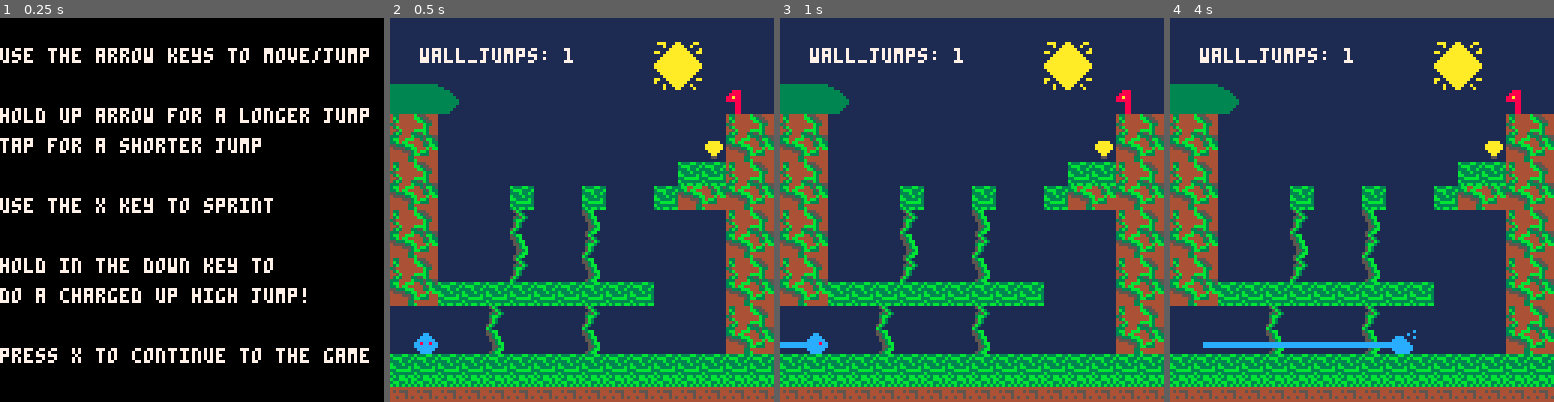
Above: before the commit, frames 1-4 (left to right).
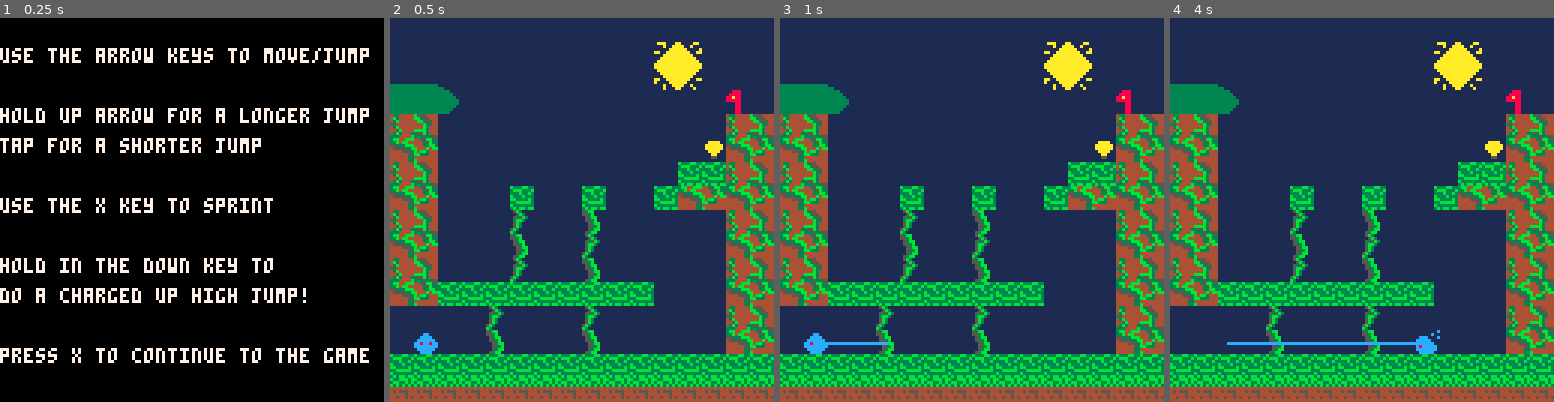
Above: after the commit, the same moments.

Repository: Kaznae/438_final
Game: PICO-8 cartridge final_project.p8
The game is run twice, just before and just after one commit, with the same random seed, the same clock (stepped at 60 frames per second) and the same inputs.
Inputs:
- Up to frame 1 (0.25 s): no input
- Up to frame 2 (0.5 s): tap X (X key) at 0.33 s
- Up to frame 3 (1 s): tap O (Z key) at 0.7 s
- Up to frame 4 (4 s): tap X (X key) at 1.07, 1.85, 2.97 s; hold Right 1.6-2.1 s; tap O (Z key) every 0.4 s from 1.7 to 3.7 s; hold Up 2.15-2.42 s; hold Right 2.47-3.03 s; hold Left 3.08-3.58 s; hold Down 3.63-3.97 s

Frame 1 is identical in both runs. In frame 2, 0.6% of the frame differs, in the area x 7-48%, y 7-12%; in frame 3, 0.8%; in frame 4, 1.5%, in the area x 7-71%, y 7-88%.

Commit message:
grapple works in all directions

Diff:
--- a/final_project.p8
+++ b/final_project.p8
@@ -4,6 +4,8 @@
 --initial variables etc
 
 function _init()
+
+ btn_vector = {0,0,0,0,0,0}
 
 	bnp = false
 	b_time = 0
@@ -91,11 +93,10 @@
 		spr(plr.sprite,plr.x,plr.y,1,1,plr.face_r)
 
 		if plr.grapple then
-		 rectfill(plr.x+4,plr.y+4, plr.x+grapple_tick,plr.y+5,12)
+		 line(plr.x+4,plr.y+4, grapple_x, grapple_y+4, 12)
 		end
 		--uncomment to debug
 
-		print("wall_jumps: "..plr.wall_jumps,10,10,7)
 		--print("x:"..plr.x.." dy:"..plr.dy,16,16,7)
 		--print(plr.on_wall,20,20,5)
 		--print(wall_x,30,30,5)
@@ -104,6 +105,7 @@
 
 function _update()
 
+ btn_vector = {0,0,0,0,0,0}
 
 	if screen == "controls" then
 		if btn(5) then
@@ -123,6 +125,7 @@
 
 
 		if btn(0) then
+			btn_vector[1] = 1
 			if jump_from == "right" then
 				plr.wall_jumps = 1
 			end
@@ -131,7 +134,9 @@
 			end
 			plr.dx-=.25
 		end
+
 		if btn(1) then
+			btn_vector[2] = 1
 			if jump_from == "left" then
 				plr.wall_jumps = 1
 			end
@@ -142,6 +147,7 @@
 		end
 		--btn 2 is the up arrow
 		if btn(2) then
+			btn_vector[3] = 1
 			if plr.j_left > 0 and not bnp then
 				plr.on_wall = false
 				plr.dy=-1.5
@@ -158,6 +164,7 @@
 		end
 
 		if btn(3) then
+			btn_vector[4] = 1
 			time_held+=1
 			if time_held > 20 and plr.has_charge then
 				plr.charge_j = true
@@ -175,29 +182,48 @@
 		if btn(4) and plr.has_grapple and not plr.grapple then
 			plr.grapple = true
 			grapple_tick = 0
-			if not plr.face_r then
-				grapple_tick = 8
-				plr.grapple_dir = "right"
+			grapple_x = 0
+			grapple_y = 0
+   --determine direction of grapple
+			if btn_vector[1]==1 and btn_vector[2]==0 and btn_vector[3]==0 then
+				grapple_dir = "l"
+				x_gchange = -3
+				y_gchange = 0
+			elseif btn_vector[1]==0 and btn_vector[2]==1 and btn_vector[3]==0 then
+			 grapple_dir = "r"
+				x_gchange = 3
+				y_gchange = 0
+			elseif (btn_vector[1]==0 and btn_vector[2]==0 and btn_vector[3]==1) or (btn_vector[0]==1 and btn_vector[1]==1 and btn_vector[2]==1) then
+			 grapple_dir = "u"
+				x_gchange = 0
+				y_gchange = -3
+			elseif btn_vector[1]==0 and btn_vector[2]==1 and btn_vector[3]==1 then
+			 grapple_dir = "ur"
+				x_gchange = 1.5
+				y_gchange = -1.5
+			elseif btn_vector[1]==1 and btn_vector[2]==0 and btn_vector[3]==1 then
+			 grapple_dir = "ul"
+				x_gchange = -1.5
+				y_gchange = -1.5
 			else
-				plr.grapple_dir = "left"
+				grapple_dir = "r"
+				x_gchange = 3
+				y_gchange = 0
 			end
 		end
 
 		if plr.grapple then
-			if plr.grapple_dir == "right" then
-    grapple_tick += 3
-			else
-				grapple_tick -= 3
-			end
-			if fget(mget((plr.x+grapple_tick)/8,(plr.y+4)/8),0) then
-				plr.x = plr.x+grapple_tick
-				if plr.grapple_dir == "right" then
-				 plr.x -= 8
-				end
+			grapple_tick += 1
+			grapple_x = plr.x + (x_gchange*grapple_tick)
+			grapple_y = plr.y + (y_gchange*grapple_tick)
+			if fget(mget(grapple_x/8,grapple_y/8),0) then
+				plr.x = grapple_x
+				plr.y = grapple_y
+				plr.j_left = plr.max_jump
 				grapple_tick = 0
 				plr.grapple = false
 			end
-			if grapple_tick > 70 or grapple_tick < -70 then
+			if grapple_tick > 30 or grapple_tick < -70 then
 				grapple_tick = 0
 				plr.grapple = false
 		 end
